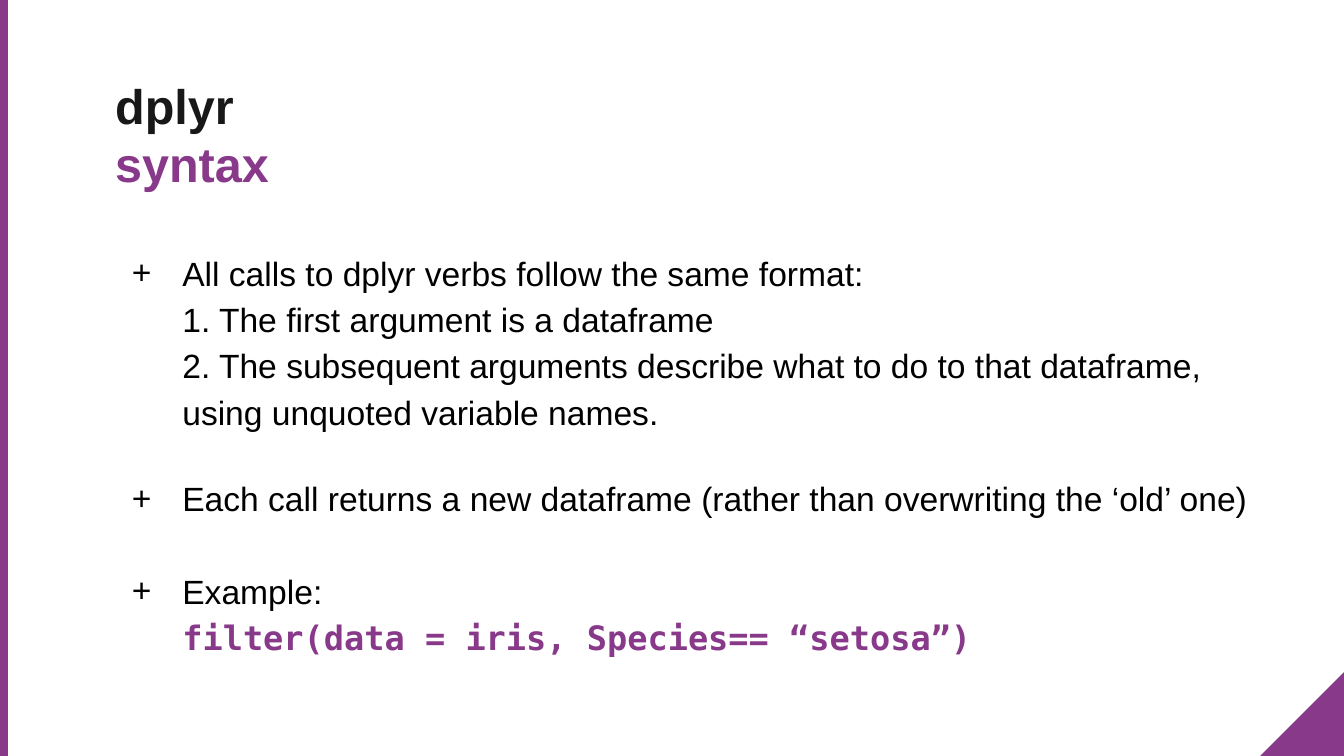
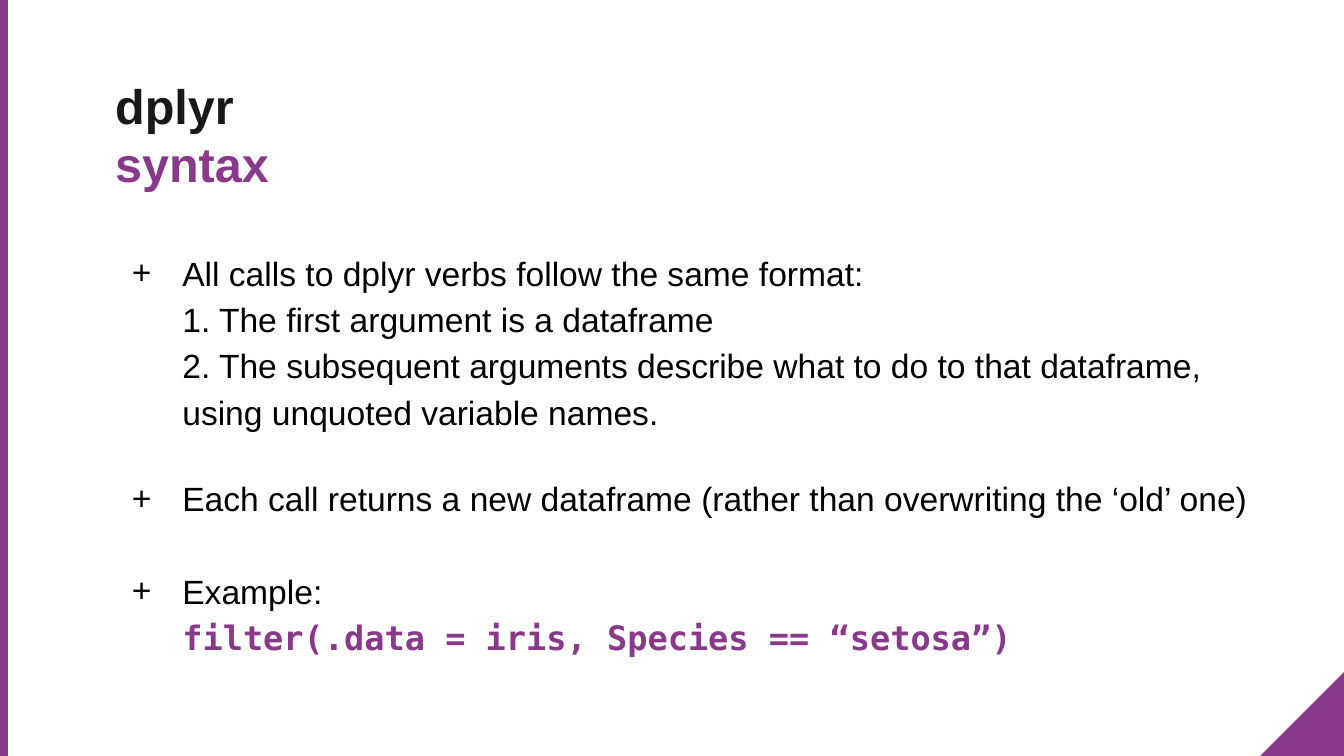
Before and after one commit to MeyerGrace/dive-into-dplyr, a slide deck: slide 10 of dive_into_dplyr.pptx. Drawn at 1344x756 pixels with LibreOffice and Linux fonts; fonts in the diff are those of the drawing; background and template pictures are left out. Boxes give left, top, right and bottom in pixels: in the first picture for what was removed or moved away, otherwise in the second. Text is boxed around its words. In the diff, an @@ line names an element or a change of style, - is before the commit and + after.

```diff
--- a/dive_into_dplyr.pptx
+++ b/dive_into_dplyr.pptx
@@ text at <box>182,579,1012,657</box>: text changed @@
-+ Example:
-  filter(data = iris, Species== “setosa”)
++ Example:
+  filter(.data = iris, Species == “setosa”)
```
Also in this commit, not shown: 14 other slides changed, 2 other files.
